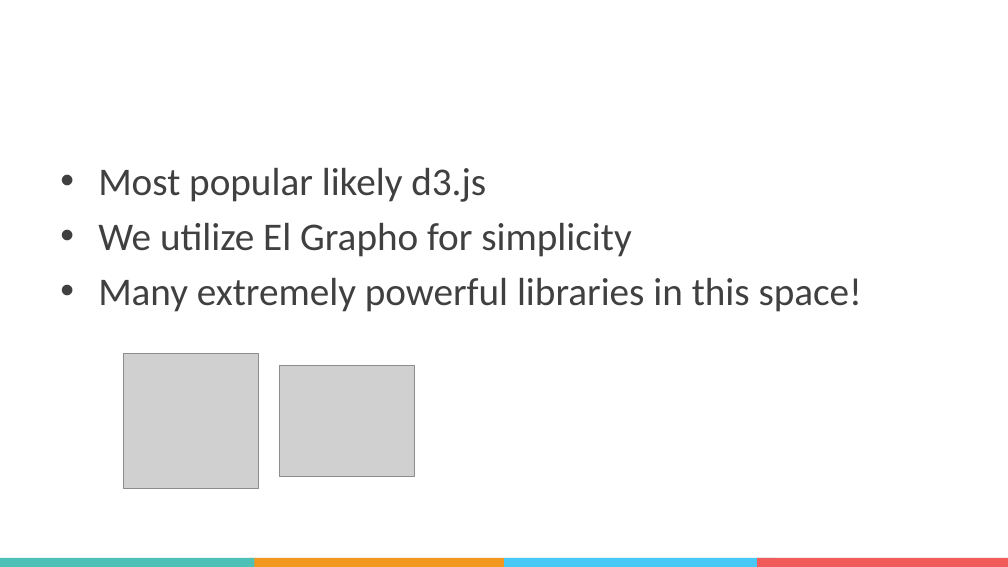
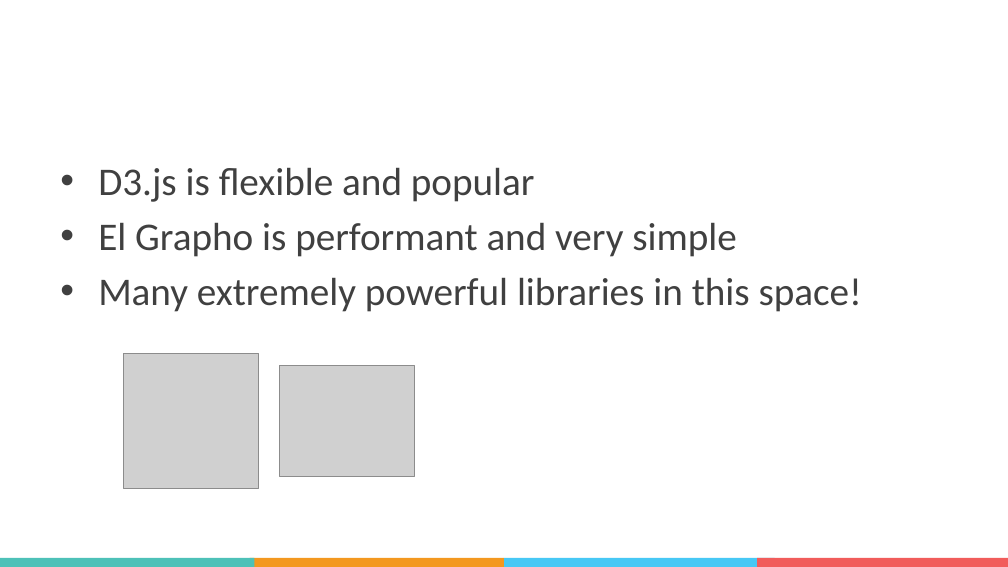
Before and after one commit to cisco-ie/embrace-graph-database, a slide deck: slide 22 of Embrace the Graph Database.pptx. Drawn at 1008x567 pixels with LibreOffice and Linux fonts; fonts in the diff are those of the drawing; grey boxes stand for pictures; background and template pictures are left out. Boxes give left, top, right and bottom in pixels: in the first picture for what was removed or moved away, otherwise in the second. Text is boxed around its words. In the diff, an @@ line names an element or a change of style, - is before the commit and + after.

```diff
--- a/Embrace the Graph Database.pptx
+++ b/Embrace the Graph Database.pptx
@@ text at <box>98,167,737,257</box>: text changed @@
-• Most popular likely d3.js
-• We utilize El Grapho for simplicity
+• D3.js is flexible and popular
+• El Grapho is performant and very simple
```
Also in this commit, not shown: 2 other slides changed, 5 other files.
